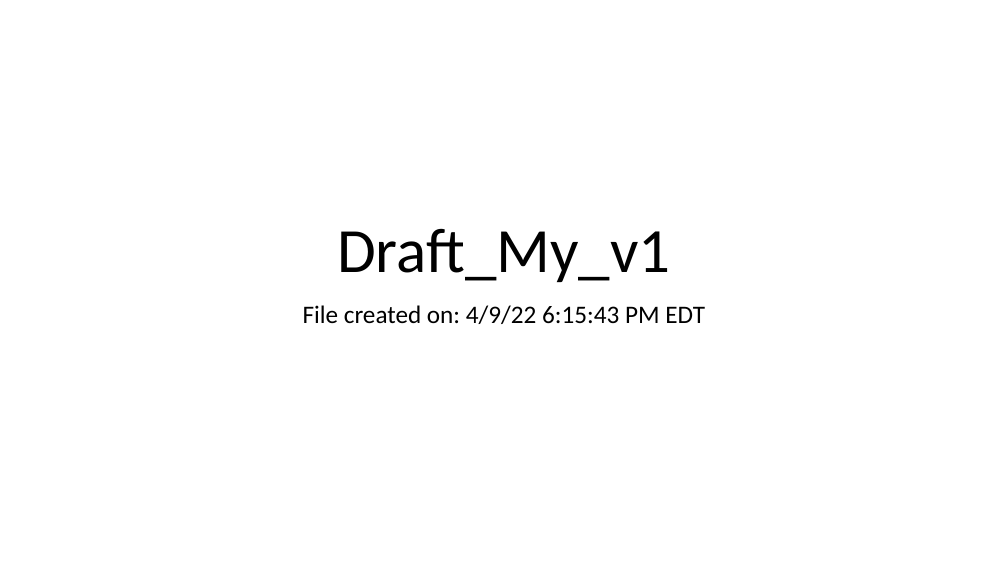
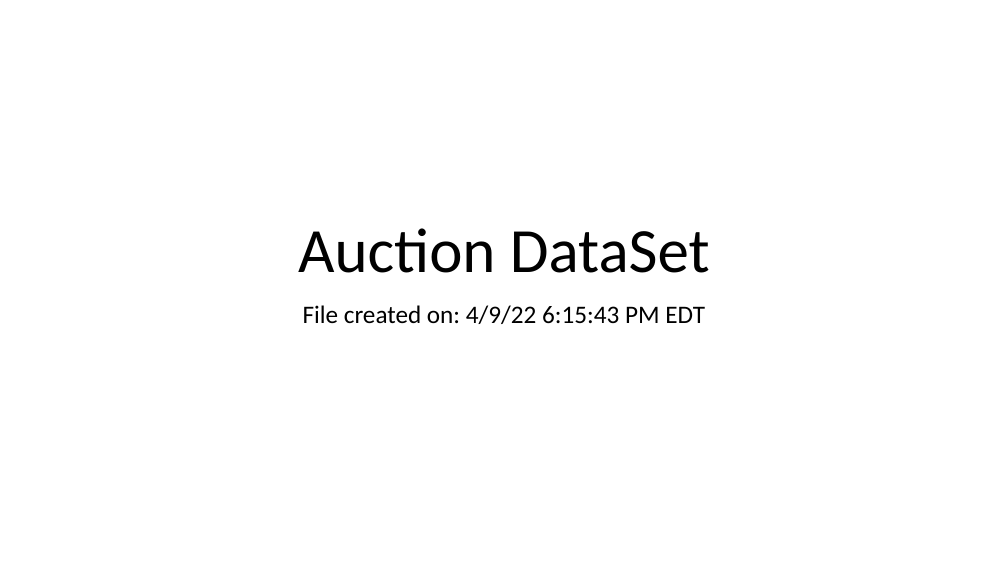
Before and after one commit to MadhurimaYella/Tableau, a slide deck: slide 1 of Auction DataSet.pptx. Drawn at 1008x567 pixels with LibreOffice and Linux fonts; fonts in the diff are those of the drawing. Boxes give left, top, right and bottom in pixels: in the first picture for what was removed or moved away, otherwise in the second. Text is boxed around its words. In the diff, an @@ line names an element or a change of style, - is before the commit and + after.

```diff
--- a/Auction DataSet.pptx
+++ b/Auction DataSet.pptx
@@ title at bbox=[298, 228, 710, 273]: text changed @@
-Draft_My_v1
+Auction DataSet
```
